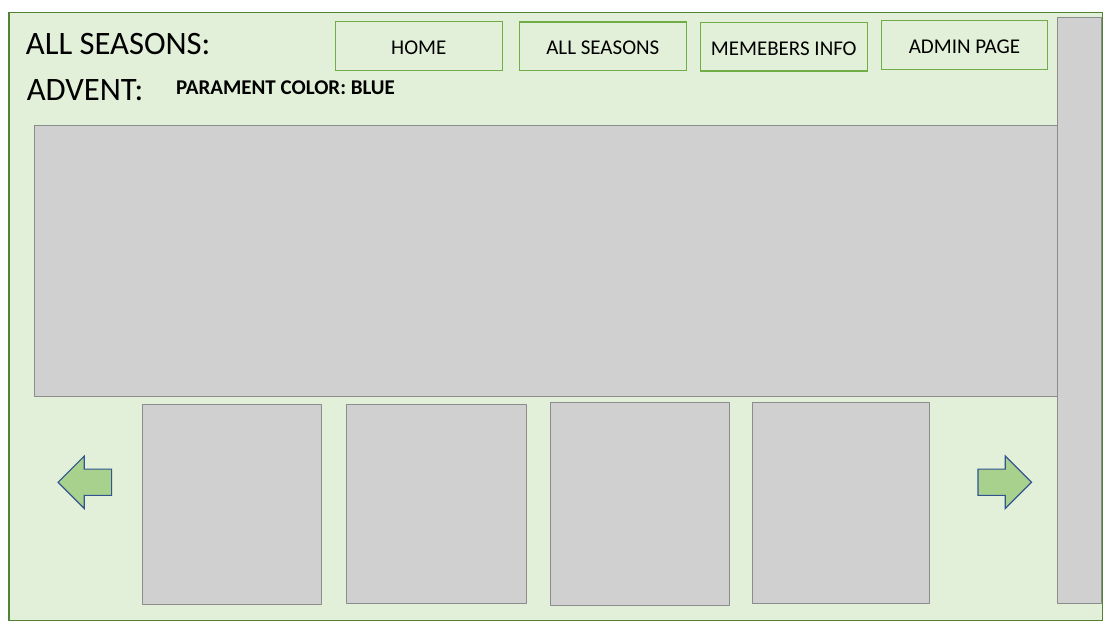
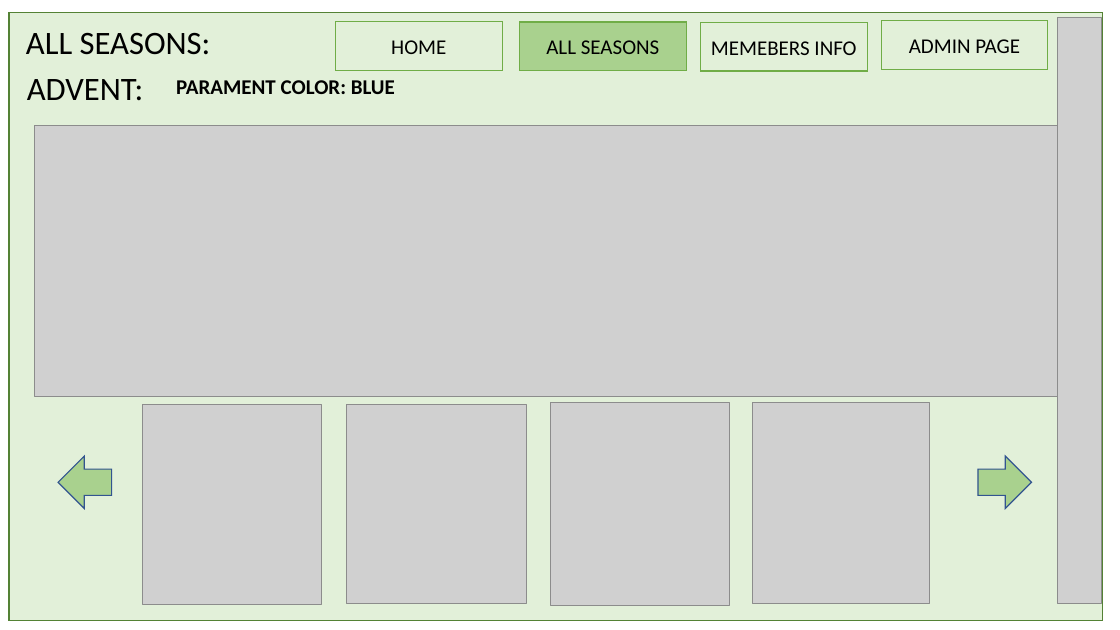
Before and after one commit to harishvavilala/Betterhappo, a slide deck: slide 9 of Powerpoints/BannerManagment.pptx. Drawn at 1120x630 pixels with LibreOffice and Linux fonts; fonts in the diff are those of the drawing; grey boxes stand for pictures. Boxes give left, top, right and bottom in pixels: in the first picture for what was removed or moved away, otherwise in the second. Text is boxed around its words. In the diff, an @@ line names an element or a change of style, - is before the commit and + after.

```diff
--- a/Powerpoints/BannerManagment.pptx
+++ b/Powerpoints/BannerManagment.pptx
@@ rectangle "ALL SEASONS" at <box>519,22,686,71</box>: fill #E2F0D9 to #A9D18E @@
```
Also in this commit, not shown: 6 other slides changed, 1 slide added.
